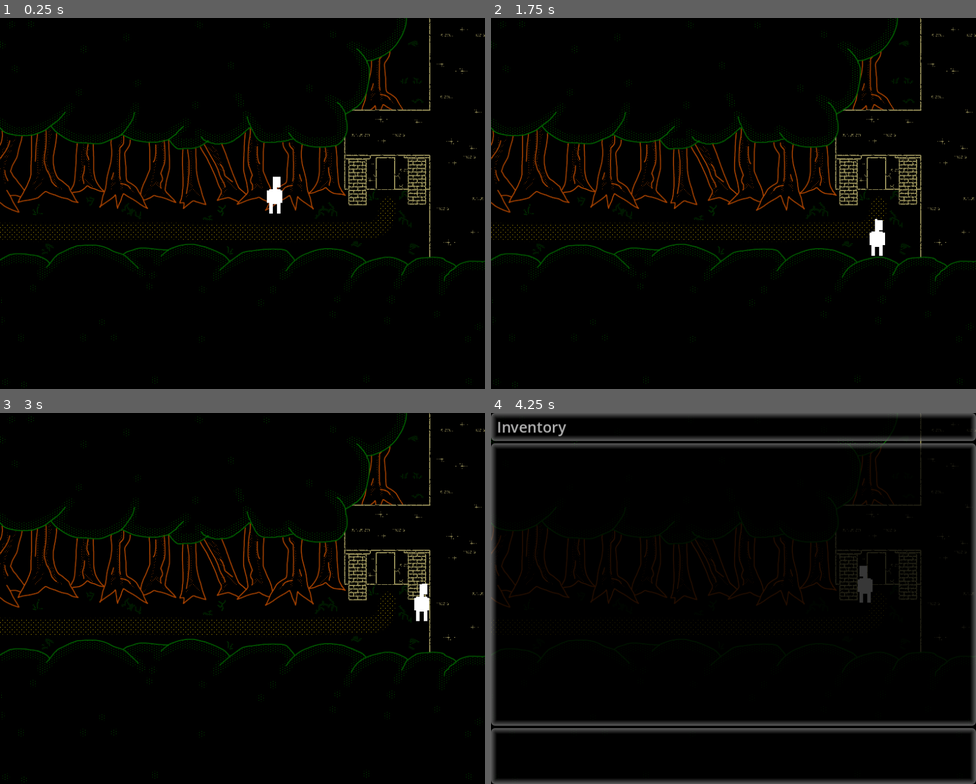
Above: before the commit, frames 1-4 (two rows, left to right).
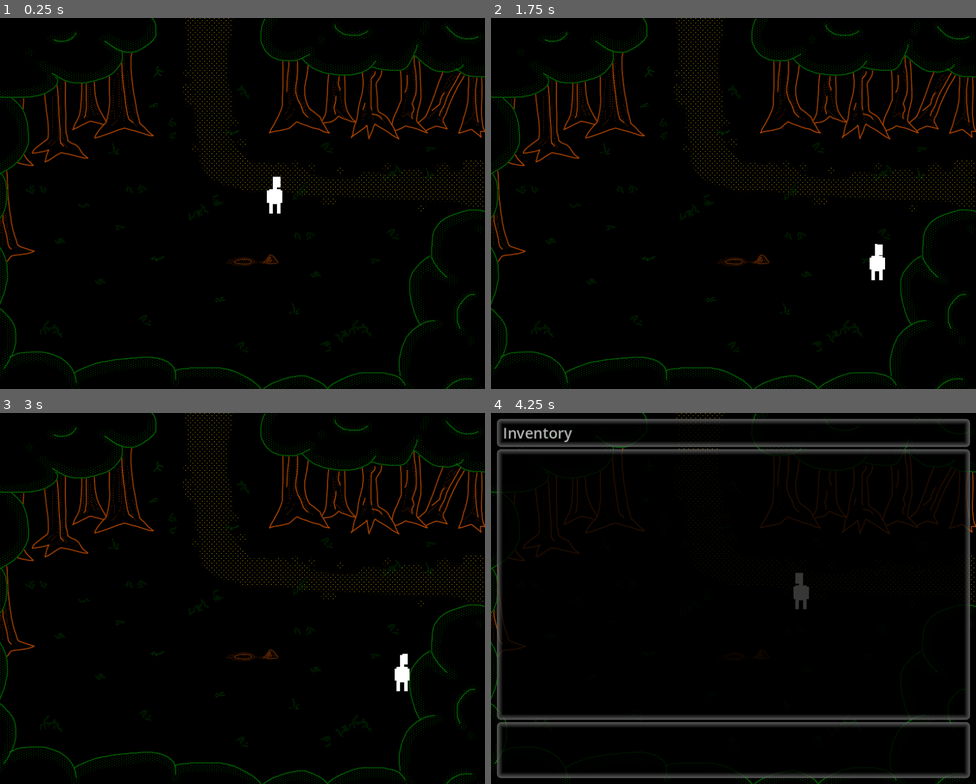
Above: after the commit, the same moments.

Repository: jschnurer/isle-of-lost-souls-godot
Game: Godot game, scene res://src/scenes/world.tscn
Same seed, same stepped clock (60 frames per second), same inputs: the game is played once before the commit and once after it.
Inputs:
- Up to frame 1 (0.25 s): no input
- Up to frame 2 (1.75 s): tap Enter (ui_accept) at 0.5, 1.35, 1.52 s; hold Right (ui_right) 0.53-1.28 s; hold Enter (ui_accept) 0.53-1.28 s; hold Down (ui_down) from 1.28 s (still down)
- Up to frame 3 (3 s): tap Enter (ui_accept) at 1.82, 2.85 s; release Down (ui_down) at 2.03 s; hold Right (ui_right) 2.03-2.78 s; hold Enter (ui_accept) 2.03-2.78 s; hold Up (ui_up) from 2.78 s (still down)
- Up to frame 4 (4.25 s): tap Enter (ui_accept) at 3.02, 3.32 s; release Up (ui_up) at 3.53 s; hold Left (ui_left) from 3.53 s (still down); hold Enter (ui_accept) from 3.53 s (still down); tap Escape (ui_cancel) at 4.15 s

The runs differ from the first frame. In frame 1, 11% of the frame differs, in the area x 0-100%, y 0-100%; in frame 2, 11%; in frame 3, 11%; in frame 4, 17%.

Commit message:
small refactors

Diff:
--- a/project.godot
+++ b/project.godot
@@ -47,6 +47,20 @@
 
 [input]
 
+ui_accept={
+"deadzone": 0.5,
+"events": [Object(InputEventKey,"resource_local_to_scene":false,"resource_name":"","device":0,"window_id":0,"alt_pressed":false,"shift_pressed":false,"ctrl_pressed":false,"meta_pressed":false,"pressed":false,"keycode":4194309,"physical_keycode":0,"key_label":0,"unicode":0,"location":0,"echo":false,"script":null)
+, Object(InputEventKey,"resource_local_to_scene":false,"resource_name":"","device":0,"window_id":0,"alt_pressed":false,"shift_pressed":false,"ctrl_pressed":false,"meta_pressed":false,"pressed":false,"keycode":4194310,"physical_keycode":0,"key_label":0,"unicode":0,"location":0,"echo":false,"script":null)
+, Object(InputEventKey,"resource_local_to_scene":false,"resource_name":"","device":0,"window_id":0,"alt_pressed":false,"shift_pressed":false,"ctrl_pressed":false,"meta_pressed":false,"pressed":false,"keycode":32,"physical_keycode":0,"key_label":0,"unicode":32,"location":0,"echo":false,"script":null)
+, Object(InputEventJoypadButton,"resource_local_to_scene":false,"resource_name":"","device":-1,"button_index":0,"pressure":0.0,"pressed":true,"script":null)
+]
+}
+ui_cancel={
+"deadzone": 0.5,
+"events": [Object(InputEventKey,"resource_local_to_scene":false,"resource_name":"","device":0,"window_id":0,"alt_pressed":false,"shift_pressed":false,"ctrl_pressed":false,"meta_pressed":false,"pressed":false,"keycode":4194305,"physical_keycode":0,"key_label":0,"unicode":0,"location":0,"echo":false,"script":null)
+, Object(InputEventJoypadButton,"resource_local_to_scene":false,"resource_name":"","device":-1,"button_index":1,"pressure":0.0,"pressed":true,"script":null)
+]
+}
 ui_left={
 "deadzone": 0.5,
 "events": [Object(InputEventKey,"resource_local_to_scene":false,"resource_name":"","device":0,"window_id":0,"alt_presse …(194 unchanged characters)…
--- a/src/events/game_event/base_event.gd
+++ b/src/events/game_event/base_event.gd
@@ -6,12 +6,9 @@
 
 func _ready():
 	if (auto_connect_child_game_event):
-		$GameEvent.connect("on_activate", _on_activate)
+		$GameEvent.on_activate.connect(_on_activate)
 
 func _on_activate(input_action: Enums.InputAction):
-	activate(input_action)
-
-func activate(input_action: Enums.InputAction):
 	if (input_action == Enums.InputAction.INVESTIGATE):
 		investigate()
 	elif (input_action == Enums.InputAction.INTERACT):
--- a/src/events/game_event/game_event.gd
+++ b/src/events/game_event/game_event.gd
@@ -7,7 +7,7 @@
 @export var parent_node_index: int = -1
 @export var activation_mode: Enums.ActivationMode = Enums.ActivationMode.ACTIVATE
 @export var use_action_chooser: bool = true
-signal on_activate
+signal on_activate(input_action: Enums.InputAction)
 
 func _ready():
 	if (parent_node_index == -1):
--- a/src/player/player.gd
+++ b/src/player/player.gd
@@ -102,9 +102,8 @@
 func _on_game_event_entered_range(game_event: GameEvent):
 	if (game_event_in_range == null):
 		game_event_in_range = game_event
-	else:
-		if (game_event.parent_node_index > game_event_in_range.parent_node_index):
-			game_event_in_range = game_event
+	elif (game_event.parent_node_index > game_event_in_range.parent_node_index):
+		game_event_in_range = game_event
 
 func _on_game_event_exited_range(game_event: GameEvent):
 	if game_event_in_range == game_event:
--- a/src/scenes/forest/bridge_south/BridgeSouth.tscn
+++ b/src/scenes/forest/bridge_south/BridgeSouth.tscn
@@ -52,7 +52,7 @@
 [node name="BridgeSouth" type="Node2D"]
 
 [node name="SceneBG" parent="." instance=ExtResource("1_thwdb")]
-texture = ExtResource("3_typln")
+texture = ExtResource("4_rum85")
 bg_images = Array[Texture2D]([ExtResource("1_ro3oe"), ExtResource("3_typln"), ExtResource("4_rum85")])
 collision_image = ExtResource("5_agcjw")
 bgm_stream = ExtResource("4_rxf6y")
--- a/src/scenes/forest/clearing/Clearing.tscn
+++ b/src/scenes/forest/clearing/Clearing.tscn
@@ -8,9 +8,6 @@
 [ext_resource type="PackedScene" uid="uid://3htidhrfkm8j" path="res://src/events/teleporter/Teleporter.tscn" id="7_40jd8"]
 [ext_resource type="PackedScene" uid="uid://jq86y8xhq3cm" path="res://src/events/game_event/game_event.tscn" id="7_jp3rn"]
 [ext_resource type="Script" path="res://src/scenes/forest/clearing/interactables/dirt_pile.gd" id="8_kyqw8"]
-[ext_resource type="Script" path="res://src/scenes/forest/clearing/interactables/test_conversation.gd" id="9_1d6oh"]
-[ext_resource type="Texture2D" uid="uid://dyo24t6cji0t0" path="res://art/actors/cairn1.png" id="9_shaxa"]
-[ext_resource type="PackedScene" uid="uid://dei2bio0otr6d" path="res://src/dialogs/rhode_dialog.tscn" id="11_3gt23"]
 
 [sub_resource type="RectangleShape2D" id="RectangleShape2D_64bcn"]
 size = Vector2(200, 20)
@@ -23,12 +20,6 @@
 
 [sub_resource type="RectangleShape2D" id="RectangleShape2D_h7k7k"]
 size = Vector2(25, 20)
-
-[sub_resource type="RectangleShape2D" id="RectangleShape2D_h2tmu"]
-size = Vector2(34, 39)
-
-[sub_resource type="RectangleShape2D" id="RectangleShape2D_1suax"]
-size = Vector2(33, 39)
 
 [node name="SceneRoot" type="Node2D"]
 
@@ -76,28 +67,5 @@
 position = Vector2(457, 407)
 shape = SubResource("RectangleShape2D_h7k7k")
 
-[node name="TestConversation" type="Node2D" parent="."]
-position = Vector2(128, 288)
-script = ExtResource("9_1d6oh")
-
-[node name="Sprite2D" type="Sprite2D" parent="TestConversation"]
-texture_filter = 1
-texture = ExtResource("9_shaxa")
-
-[node name="StaticBody2D" type="StaticBody2D" parent="TestConversation"]
-
-[node name="CollisionShape2D" type="CollisionShape2D" parent="TestConversation/StaticBody2D"]
-position = Vector2(-2, -0.5)
-shape = SubResource("RectangleShape2D_h2tmu")
-
-[node name="GameEvent" parent="TestConversation" instance=ExtResource("7_jp3rn")]
-
-[node name="CollisionShape2D" parent="TestConversation/GameEvent" index="0"]
-position = Vector2(-2.5, -0.5)
-shape = SubResource("RectangleShape2D_1suax")
-
-[node name="Dialog" parent="TestConversation" instance=ExtResource("11_3gt23")]
-
 [editable path="Hole/GameEvent"]
 [editable path="DirtPile/GameEvent"]
-[editable path="TestConversation/GameEvent"]
--- a/src/singletons/SceneManager.gd
+++ b/src/singletons/SceneManager.gd
@@ -4,7 +4,7 @@
 var screen_edge_padding_y = 30
 var screen_width = 816
 var screen_height = 624
-var current_scene = Enums.Scenes.FOREST_RUINS_ENTRANCE
+var current_scene = Enums.Scenes.FOREST_CLEARING
 
 func _ready():
 	SignalBus.connect("transfer_player_to_scene", _on_transfer_player_to_scene)
--- a/src/singletons/audio_player/bgm_player.gd
+++ b/src/singletons/audio_player/bgm_player.gd
@@ -1,18 +1,20 @@
 extends Node2D
 
+@onready var audio_player: AudioStreamPlayer2D = $BGM
+
 func _ready():
-	SignalBus.connect("play_bgm", play_bgm)
-	SignalBus.connect("stop_bgm", stop_bgm)
+	SignalBus.play_bgm.connect(play_bgm)
+	SignalBus.stop_bgm.connect(stop_bgm)
 
 func play_bgm(stream: AudioStream, volume: float):
 	# If this track is already playing, no need to restart it.
-	if ($BGM.playing and $BGM.stream.resource_path == stream.resource_path):
+	if (audio_player.playing and audio_player.stream.resource_path == stream.resource_path):
 		return
 
-	$BGM.stop()
-	$BGM.stream = stream
-	$BGM.volume_db = volume
-	$BGM.play()
+	audio_player.stop()
+	audio_player.stream = stream
+	audio_player.volume_db = volume
+	audio_player.play()
 
 func stop_bgm():
-	$BGM.stop()
+	audio_player.stop()
--- a/src/ui/inventory_manager/inventory_manager.tscn
+++ b/src/ui/inventory_manager/inventory_manager.tscn
@@ -15,6 +15,10 @@
 grow_horizontal = 2
 grow_vertical = 2
 theme = ExtResource("1_gmoj4")
+theme_override_constants/margin_left = 10
+theme_override_constants/margin_top = 10
+theme_override_constants/margin_right = 10
+theme_override_constants/margin_bottom = 10
 
 [node name="VBoxContainer" type="VBoxContainer" parent="MarginContainer"]
 layout_mode = 2
--- a/src/ui/message_box/message_box.gd
+++ b/src/ui/message_box/message_box.gd
@@ -14,7 +14,7 @@
 
 func _ready():
 	panel.visible = false
-	SignalBus.connect("show_message", _on_show_message)
+	SignalBus.show_message.connect(_on_show_message)
 
 func _on_show_message(message: String, has_more: bool):
 	Utility.pause()
Not shown: 1 places in src/scenes/forest/clearing/Clearing.tscn that only renumber resources
